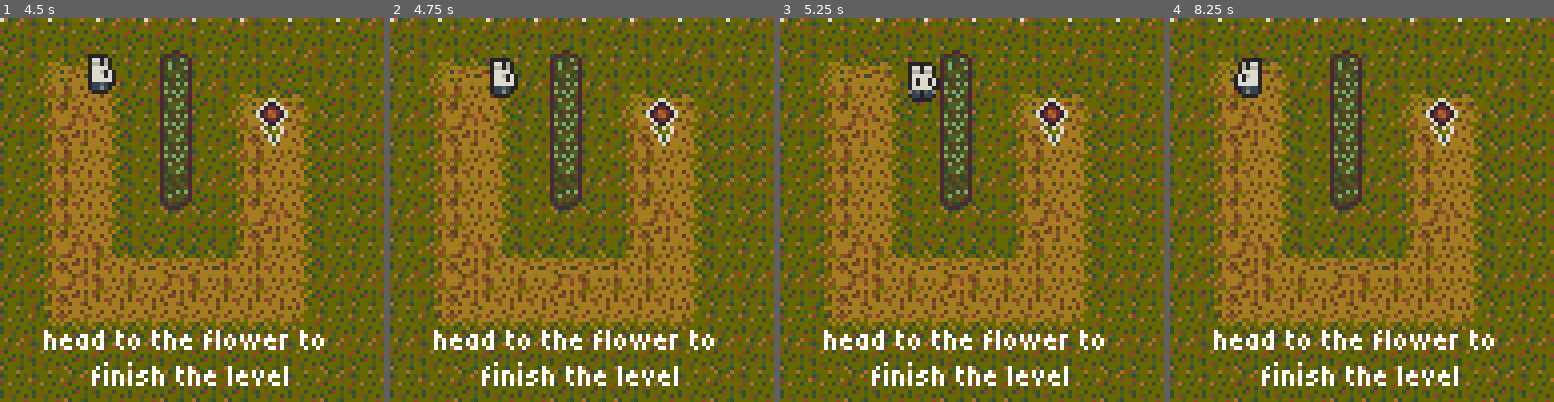
Above: before the commit, frames 1-4 (left to right).
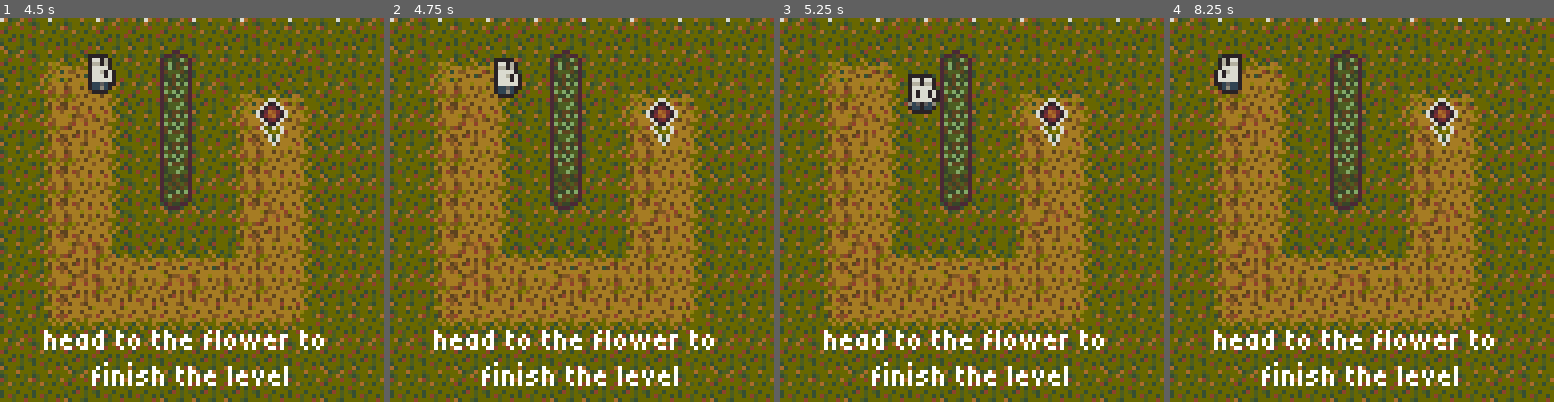
Above: after the commit, the same moments.

Repository: Someone68/cozyfall
Game: Godot game, scene res://scenes/main_menu.tscn
Two runs of this game, one before a commit and one after it. Both use one fixed random seed, a clock stepped at 60 frames per second and the inputs below.
Inputs:
- Up to frame 1 (4.5 s): click "> new game" at 0.5 s; click "> new game" at 1.25 s; click "> new game" at 2 s; click "options" at 2.75 s; click "> new game" at 3.5 s; tap Enter (ui_accept) at 4.25 s; hold Right (ui_right) from 4.28 s (still down); hold Z (tunnel) from 4.28 s (still down)
- Up to frame 2 (4.75 s): keep holding Right (ui_right); keep holding Z (tunnel); tap Enter (ui_accept) at 4.52 s
- Up to frame 3 (5.25 s): release Right (ui_right) at 5.03 s; release Z (tunnel) at 5.03 s; hold Down (ui_down) from 5.03 s (still down); tap Z (tunnel) at 5.1 s
- Up to frame 4 (8.25 s): tap Enter (ui_accept) at 5.27, 6.5, 6.77, 7.52 s; release Down (ui_down) at 5.78 s; hold Right (ui_right) 5.78-6.53 s; hold Z (tunnel) 5.78-6.53 s; hold Up (ui_up) 6.53-7.28 s; tap Z (tunnel) at 6.6, 8.1 s; hold Z (tunnel) 7.28-8.03 s; hold Left (ui_left) from 7.28 s (still down)

Frame 1 is identical in both runs. In frame 2, 0.5% of the frame differs, in the area x 26-35%, y 10-21%; in frame 3, 0.9%; in frame 4, 1.2%, in the area x 11-24%, y 9-21%.

Commit message:
add border; change player movement cd

Diff:
--- /dev/null
+++ b/scenes/border.tscn
@@ -0,0 +1,39 @@
+[gd_scene format=3 uid="uid://cgiabr2ia60m1"]
+
+[ext_resource type="Texture2D" uid="uid://dk8mqknrlugc7" path="res://sprites/border.png" id="1_wqdf4"]
+
+[sub_resource type="AtlasTexture" id="AtlasTexture_vrvx3"]
+atlas = ExtResource("1_wqdf4")
+region = Rect2(0, 0, 96, 96)
+
+[sub_resource type="AtlasTexture" id="AtlasTexture_ed07s"]
+atlas = ExtResource("1_wqdf4")
+region = Rect2(96, 0, 96, 96)
+
+[sub_resource type="AtlasTexture" id="AtlasTexture_2gdss"]
+atlas = ExtResource("1_wqdf4")
+region = Rect2(192, 0, 96, 96)
+
+[sub_resource type="SpriteFrames" id="SpriteFrames_1eln1"]
+animations = [{
+"frames": [{
+"duration": 1.0,
+"texture": SubResource("AtlasTexture_vrvx3")
+}, {
+"duration": 1.0,
+"texture": SubResource("AtlasTexture_ed07s")
+}, {
+"duration": 1.0,
+"texture": SubResource("AtlasTexture_2gdss")
+}],
+"loop": 0,
+"name": &"default",
+"speed": 0.0
+}]
+
+[node name="Border" type="Node2D" unique_id=2002029741]
+visible = false
+
+[node name="AnimatedSprite2D" type="AnimatedSprite2D" parent="." unique_id=114619889]
+sprite_frames = SubResource("SpriteFrames_1eln1")
+centered = false
--- a/scenes/levels/level.tscn
+++ b/scenes/levels/level.tscn
@@ -9,6 +9,7 @@
 [ext_resource type="PackedScene" uid="uid://b045hc6ppgd2u" path="res://scenes/brickwalls.tscn" id="6_jyre1"]
 [ext_resource type="PackedScene" uid="uid://bywris2cmufxx" path="res://scenes/player.tscn" id="7_lp2ca"]
 [ext_resource type="Texture2D" uid="uid://bqx21ud32uve8" path="res://sprites/coldbar.png" id="9_p62il"]
+[ext_resource type="PackedScene" uid="uid://cgiabr2ia60m1" path="res://scenes/border.tscn" id="10_rmjfq"]
 
 [sub_resource type="AtlasTexture" id="AtlasTexture_klq6b"]
 atlas = ExtResource("9_p62il")
@@ -145,6 +146,9 @@
 animation = &"normal"
 centered = false
 
+[node name="Border" parent="." unique_id=2002029741 instance=ExtResource("10_rmjfq")]
+z_index = 4
+
 [node name="WhiteFade" type="ColorRect" parent="." unique_id=1353560723]
 visible = false
 modulate = Color(1, 1, 1, 0)
--- a/scenes/player.tscn
+++ b/scenes/player.tscn
@@ -1051,7 +1051,7 @@
 animation = &"down_idle"
 
 [node name="MovementCooldown" type="Timer" parent="." unique_id=1586735100]
-wait_time = 0.1
+wait_time = 0.08
 one_shot = true
 
 [connection signal="timeout" from="MovementCooldown" to="." method="_on_movement_cooldown_timeout"]
--- a/scripts/level.gd
+++ b/scripts/level.gd
@@ -17,6 +17,9 @@
 var floors := {}
 var bonfires := {}
 var on_bonfire := false
+
+func _ready() -> void:
+	$Border.visible = false
 
 func _unhandled_input(event: InputEvent) -> void:
 	if event.is_action_pressed("ui_close_dialog") and !has_node("EscapeScreen") and !has_node("DeathScreen"):
@@ -102,7 +105,6 @@
 	)
 	t.tween_property($WhiteFade, "modulate:a", 0.0, 1)
 
-
 func _on_player_arrived():
 	var pos = player.grid_pos
 	if floors.has(pos):
@@ -123,6 +125,17 @@
 
 	player.after_move()
 
+	if (player.temperature <= 2):
+		$Border.visible = true
+		if (player.temperature == 2):
+			$Border/AnimatedSprite2D.set_frame(0)
+		if (player.temperature == 1):
+			$Border/AnimatedSprite2D.set_frame(1)
+		if (player.temperature == 0):
+			$Border/AnimatedSprite2D.set_frame(2)
+	else:
+		$Border.visible = false
+
 func set_statusbar(temperature : int):
 	var coldness = 8 - temperature
 	if (on_bonfire):
Binary file added: sprites/border.ase
Binary file added: sprites/border.png
Not shown, added: sprites/border.png.import
